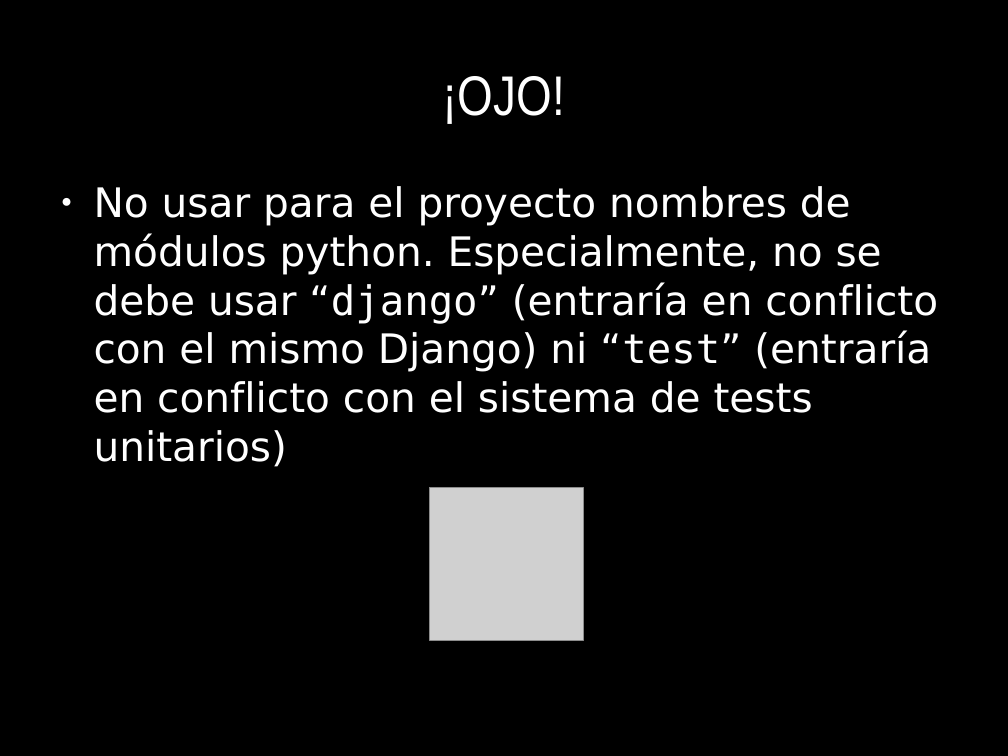
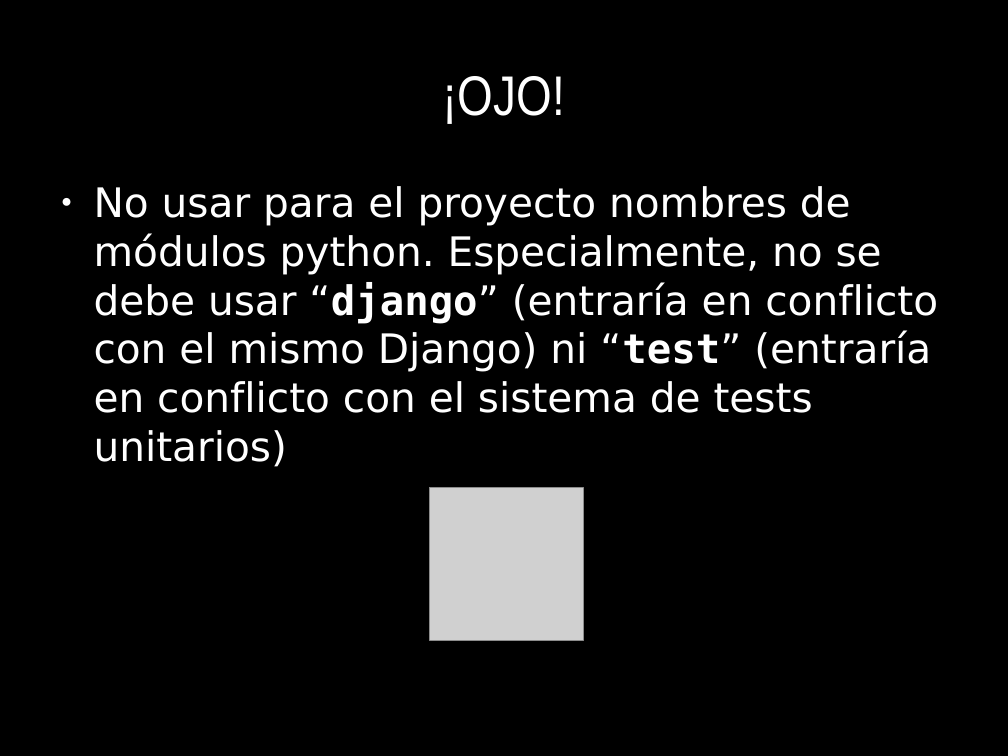
Before and after one commit to euribates/curso-django, a slide deck: slide 16 of presentacion/curso_django.odp. Drawn at 1008x756 pixels with LibreOffice and Linux fonts; fonts in the diff are those of the drawing; grey boxes stand for pictures. Boxes give left, top, right and bottom in pixels: in the first picture for what was removed or moved away, otherwise in the second. Text is boxed around its words. In the diff, an @@ line names an element or a change of style, - is before the commit and + after.

```diff
--- a/presentacion/curso_django.odp
+++ b/presentacion/curso_django.odp
@@ text "No usar para el proyecto ..." at (x1=94, y1=186, x2=938, y2=467): bold on in "“django” “test”" @@
```
Also in this commit, not shown: 16 other slides changed, 2 other files.
